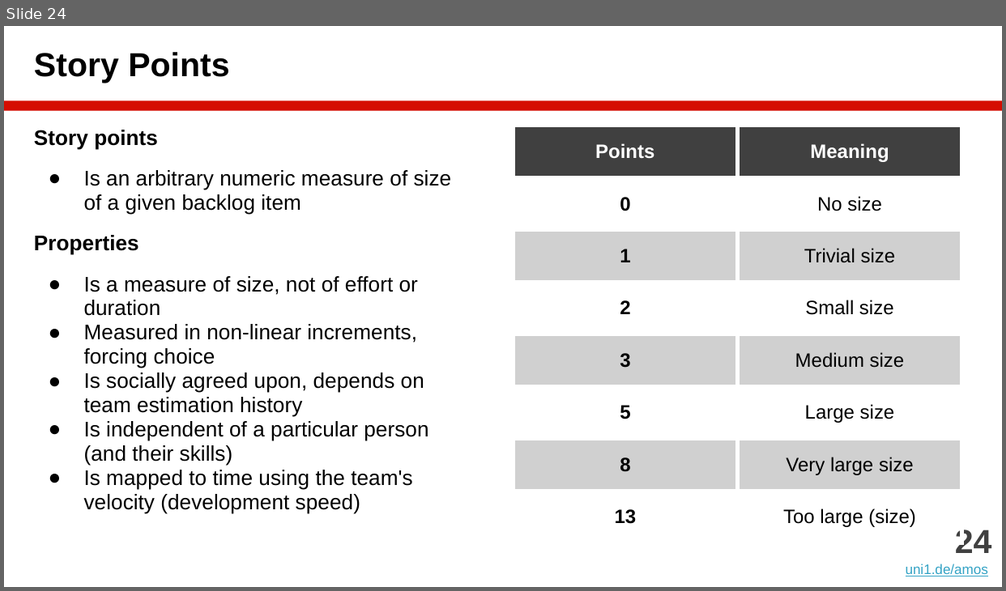
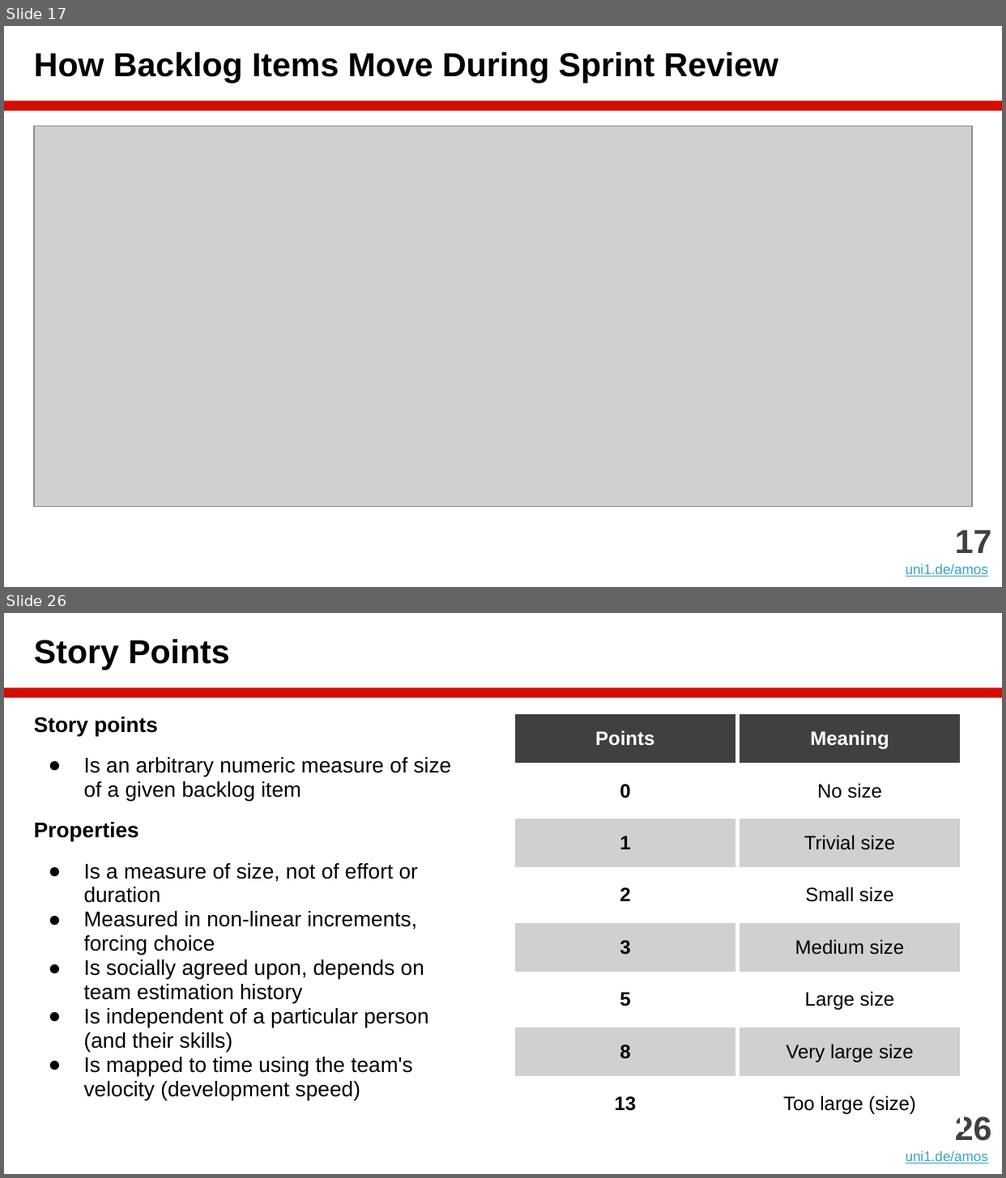
Before and after one commit to dirkriehle/amos-course, a slide deck: Lecture slides/AMOS B02 - Scrum and AMOS.pptx. Shown one above the other, each under a label of ours: slide 24 before the commit, slides 17 and 26 after it; the slides between them are not shown. The pictures are 1006x591 and 1006x1178 pixels, drawn with LibreOffice and Linux fonts; fonts in the diff are those of the drawing; grey boxes stand for pictures. Boxes give left, top, right and bottom in pixels: in the first picture for what was removed or moved away, otherwise in the second. Text is boxed around its words. In the diff, an @@ line names an element or a change of style, - is before the commit and + after.

Commit message:
After second session, updated B02 - AMOS and Scrum

```diff
--- a/Lecture slides/AMOS B02 - Scrum and AMOS.pptx
+++ b/Lecture slides/AMOS B02 - Scrum and AMOS.pptx
@@ slide 17 added at [4, 26, 1002, 587], background #FFFFFF; not listed: 1 template element that a slide beside it also shows @@
@@ title added at [34, 52, 778, 83], 24 pt, text #000000, bold @@
+How Backlog Items Move During Sprint Review
@@ picture added at [34, 126, 972, 507] @@
@@ text added at [906, 530, 992, 577], 10 pt, text #34A3C5, underline @@
+17
+uni1.de/amos
@@ what was slide 24 is now slide 26 @@
@@ text at [955, 1117, 992, 1141]: text changed @@
-24
+26
```
Also in this commit, not shown: 17 slides changed, 1 other slide added, 1 other file.
